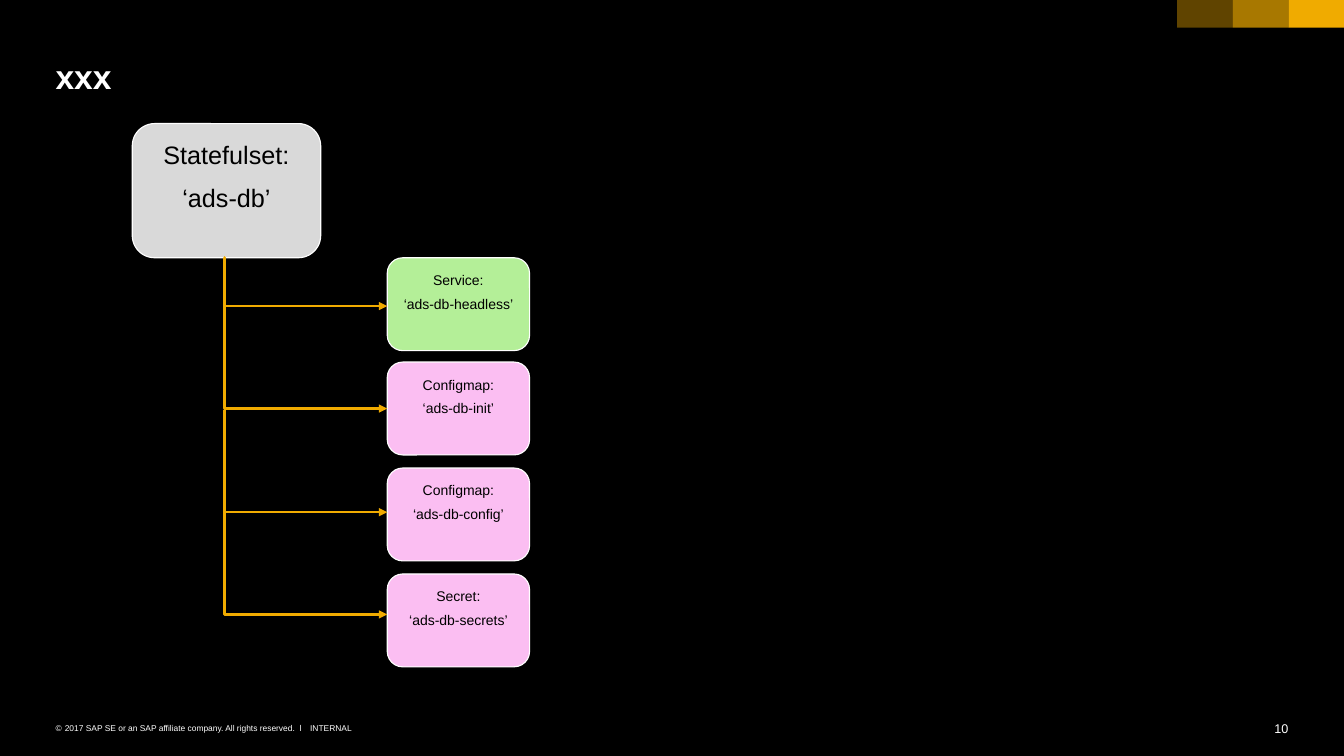
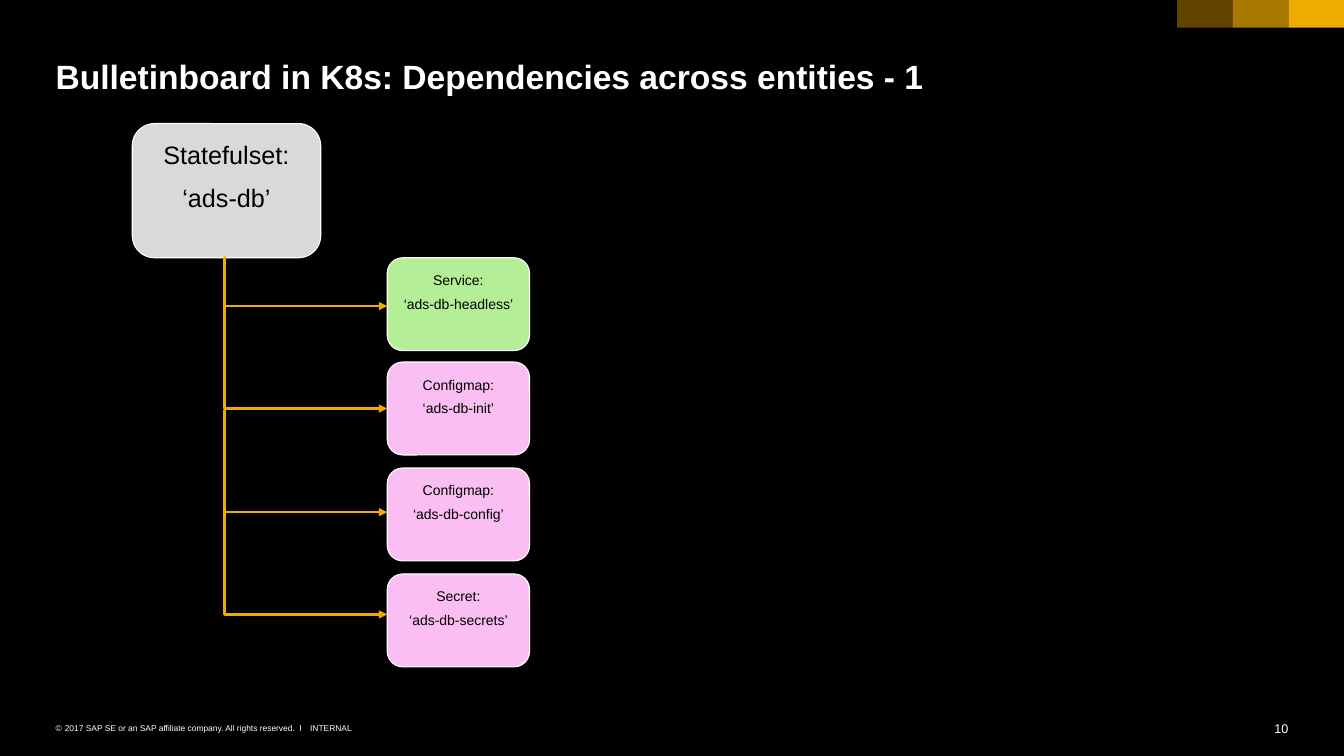
Before and after one commit to cuijiyao01/docker-k8s-training, a slide deck: slide 10 of kubernetes/k8s-bulletinboard/01_k8s-bulletinboard.pptx. Drawn at 1344x756 pixels with LibreOffice and Linux fonts; fonts in the diff are those of the drawing. Boxes give left, top, right and bottom in pixels: in the first picture for what was removed or moved away, otherwise in the second. Text is boxed around its words. In the diff, an @@ line names an element or a change of style, - is before the commit and + after.

```diff
--- a/kubernetes/k8s-bulletinboard/01_k8s-bulletinboard.pptx
+++ b/kubernetes/k8s-bulletinboard/01_k8s-bulletinboard.pptx
@@ title at <box>56,64,923,96</box>: text changed @@
-xxx
+Bulletinboard in K8s: Dependencies across entities - 1
```
Also in this commit, not shown: 4 other slides changed.
